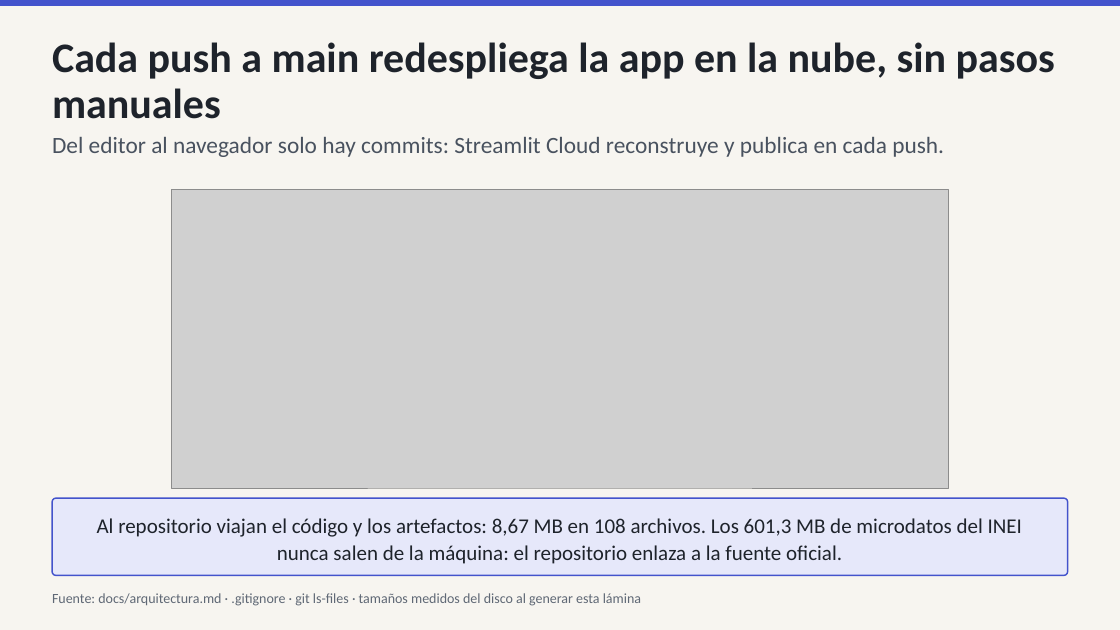
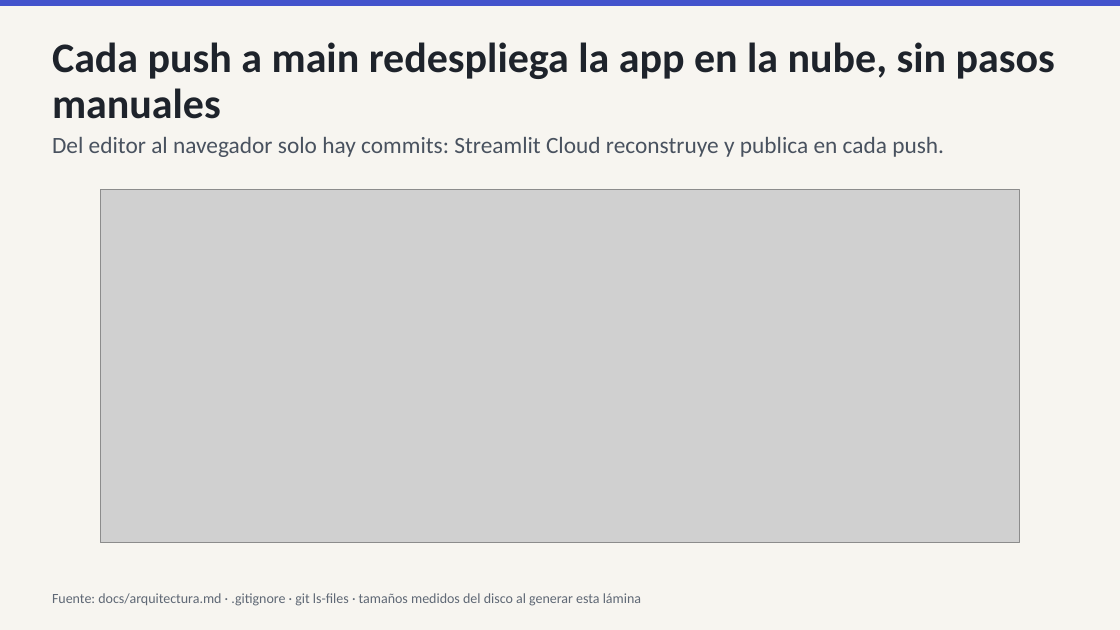
Before and after one commit to IchiSieben/enaho-ingresos-informalidad, a slide deck: slide 3 of docs/presentacion/ENAHO_exposicion.pptx. Drawn at 1120x630 pixels with LibreOffice and Linux fonts; fonts in the diff are those of the drawing; grey boxes stand for pictures. Boxes give left, top, right and bottom in pixels: in the first picture for what was removed or moved away, otherwise in the second. Text is boxed around its words. In the diff, an @@ line names an element or a change of style, - is before the commit and + after.

```diff
--- a/docs/presentacion/ENAHO_exposicion.pptx
+++ b/docs/presentacion/ENAHO_exposicion.pptx
@@ picture: place and size @@
-picture at bbox=[171, 190, 949, 488]
+picture at bbox=[100, 190, 1019, 543]
@@ rounded rectangle removed at bbox=[52, 498, 1068, 576] @@
-Al repositorio viajan el código y los artefactos: 8,67 MB en 108 archivos. Los 601,3 MB de microdatos del INEI nunca salen de la máquina: el repositorio enlaza a la fuente oficial.
```
Also in this commit, not shown: 4 other slides changed, 3 other files.
